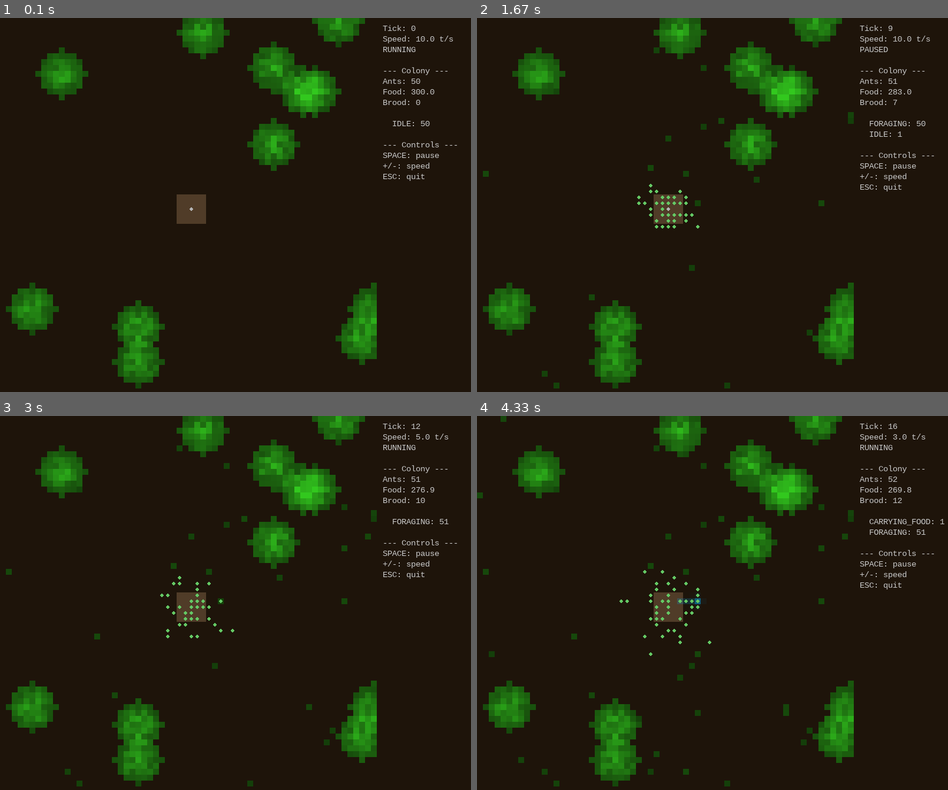
Above: before the commit, frames 1-4 (two rows, left to right).
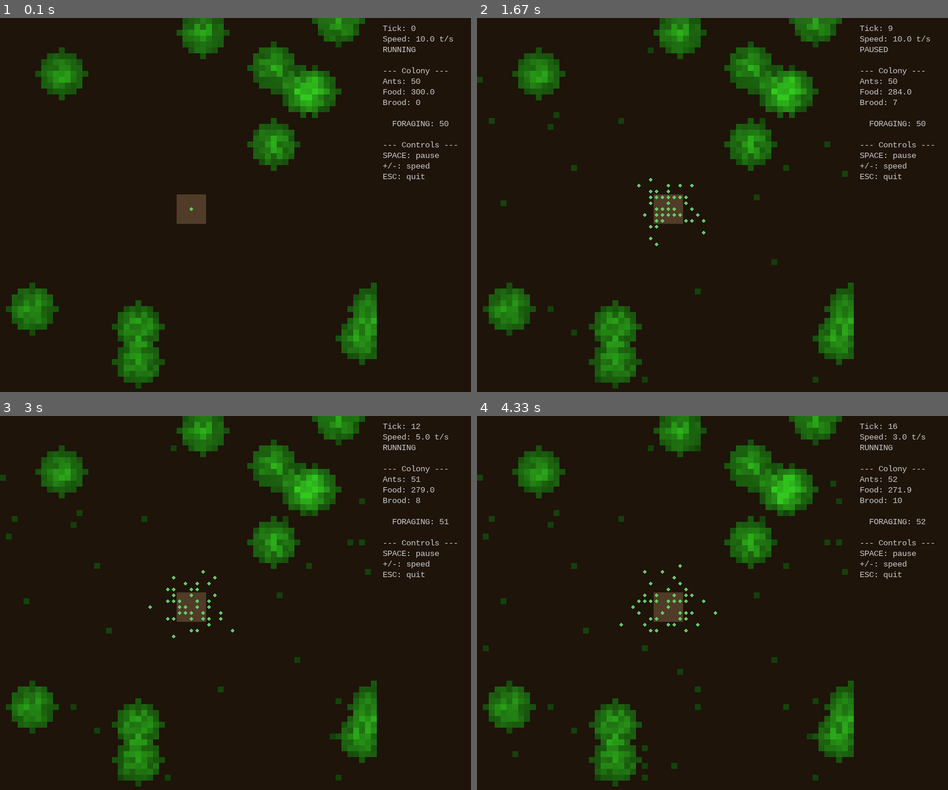
Above: after the commit, the same moments.

Repository: petrofang/anthemyr
Game: pygame game, started from anthemyr/__main__.py
Same seed, same stepped clock (60 frames per second), same inputs: the game is played once before the commit and once after it.
Inputs:
- Up to frame 1 (0.1 s): no input
- Up to frame 2 (1.67 s): tap Space at 0.33, 0.73, 1.03, 1.23, 1.57 s
- Up to frame 3 (3 s): tap Space at 1.87, 2.07, 2.37, 2.63, 2.97 s; tap - at 2.15 s
- Up to frame 4 (4.33 s): tap Space at 3.27, 3.4, 3.8, 4.1 s; tap - at 3.48 s

The runs differ from the first frame. In frame 1, less than 0.1% of the frame differs, in the area x 40-96%, y 27-52%; in frame 2, 1.4%; in frame 3, 1.3%; in frame 4, 2.3%, in the area x 0-100%, y 0-100%.

Commit message:
feat: density-dependent food growth, motherlode trails, eager foraging
Food regrowth:
- Extended to 5x5 neighbourhood (24 cells) with weighted density
  (inner 8 = weight 1.0, outer 16 = weight 0.5)
- Growth probability scales with density^2: surrounded patches
  thicken rapidly, isolated cells barely grow
- Default spread_regen_rate raised 0.02 -> 0.08

Pheromone trails:
- Motherlode detection: rich food sources (>=2.0) get 5.0 trail +
  3.0 RECRUITMENT deposit, signalling major finds
- Trail reinforcement: carrying ants deposit 2.0/step (was 1.0)
- Trail follow probability raised 0.6 -> 0.75
- Trail evaporation slowed 0.04 -> 0.02 so trails persist longer
- Trail diffusion raised 0.12 -> 0.15 for wider spread

Foraging:
- Ants spawn in FORAGING state instead of IDLE, eliminating
  wasted ticks re-rolling thresholds before heading out

All 62 tests passing.

Diff:
--- a/anthemyr/colony/ant.py
+++ b/anthemyr/colony/ant.py
@@ -70,6 +70,9 @@
     ) -> Ant:
         """Create an ant with thresholds sampled from colony trait distributions.
 
+        New ants start in FORAGING state so they immediately head out
+        to explore rather than wasting ticks in IDLE re-rolling.
+
         Args:
             x: Spawn column.
             y: Spawn row.
@@ -88,7 +91,7 @@
             "waste": float(rng.normal(traits.waste_threshold_mean, var)),
         }
         hp = float(rng.uniform(0.8, 1.2))
-        return cls(x=x, y=y, hp=hp, thresholds=thresholds)
+        return cls(x=x, y=y, task=Task.FORAGING, hp=hp, thresholds=thresholds)
 
     def update(
         self,
@@ -129,13 +132,15 @@
                     rng,
                 )
 
-        # Trail pheromone deposit while carrying food (breadcrumb home)
+        # Trail pheromone deposit while carrying food (breadcrumb home).
+        # Deposit 2.0 per step — returning ants reinforce the trail,
+        # guiding nest-mates toward productive food sources.
         if self.task == Task.CARRYING_FOOD:
             pheromones.deposit(
                 PheromoneType.TRAIL,
                 self.x,
                 self.y,
-                1.0,
+                2.0,
             )
 
         return food_deposited
@@ -164,24 +169,46 @@
         pheromones: PheromoneField,
         rng: Generator,
     ) -> None:
-        """FORAGING ants walk, biased toward trail pheromone, seeking food."""
+        """FORAGING ants walk, biased toward trail pheromone, seeking food.
+
+        When an ant finds a rich food source ("motherlode" — cell with
+        ≥2.0 food remaining after pickup), it deposits a heavy trail
+        pheromone (5.0) plus a RECRUITMENT burst, signalling other ants
+        to converge.  Moderate finds get a standard 3.0 trail deposit.
+        """
         from anthemyr.pheromones.fields import PheromoneType
 
         cell = world.cell_at(self.x, self.y)
 
         # Pick up food if present
         if cell.food > 0 and not cell.is_nest:
+            remaining_before = cell.food
             pickup = min(cell.food, 3.0)
             cell.food -= pickup
             self.carrying_food = pickup
             self.task = Task.CARRYING_FOOD
-            # Strong trail deposit at food source
-            pheromones.deposit(
-                PheromoneType.TRAIL,
-                self.x,
-                self.y,
-                3.0,
-            )
+
+            # Motherlode detection: rich source gets a heavy signal
+            if remaining_before >= 2.0:
+                pheromones.deposit(
+                    PheromoneType.TRAIL,
+                    self.x,
+                    self.y,
+                    5.0,
+                )
+                pheromones.deposit(
+                    PheromoneType.RECRUITMENT,
+                    self.x,
+                    self.y,
+                    3.0,
+                )
+            else:
+                pheromones.deposit(
+                    PheromoneType.TRAIL,
+                    self.x,
+                    self.y,
+                    3.0,
+                )
             return
 
         # Move: bias toward trail pheromone, otherwise random walk
@@ -223,9 +250,9 @@
     ) -> None:
         """Move to a neighbour, biased by pheromone concentration.
 
-        With probability 0.6, follows the strongest pheromone gradient;
-        otherwise picks a random neighbour.  This balance between
-        exploitation and exploration is key to emergent trail formation.
+        With probability 0.75, follows the strongest pheromone gradient;
+        otherwise picks a random neighbour.  The high follow-rate
+        ensures ants reliably exploit discovered food trails.
         """
         from anthemyr.pheromones.fields import PheromoneType
 
@@ -233,7 +260,7 @@
         if not neighbours:
             return
 
-        if rng.random() < 0.6 and isinstance(bias_type, PheromoneType):
+        if rng.random() < 0.75 and isinstance(bias_type, PheromoneType):
             best = self._best_pheromone_neighbour(
                 neighbours,
                 pheromones,
--- a/anthemyr/simulation/config.py
+++ b/anthemyr/simulation/config.py
@@ -51,9 +51,9 @@
     max_starvation_damage: float = 0.04
     consumption_per_ant: float = 0.02
 
-    # Food regeneration (adjacency-based spread)
+    # Food regeneration (density-dependent 5x5 neighbourhood spread)
     base_regen_rate: float = 0.0005
-    spread_regen_rate: float = 0.02
+    spread_regen_rate: float = 0.08
     food_cap: float = 5.0
 
     # Brood development
--- a/anthemyr/world/world.py
+++ b/anthemyr/world/world.py
@@ -139,21 +139,30 @@
         spread_rate: float = 0.02,
         food_cap: float = 5.0,
     ) -> None:
-        """Regrow food using adjacency-based spread from existing patches.
-
-        Growth probability for each cell depends on the food density of
-        its neighbours, modelling natural plant propagation: seeds spread
-        from existing plants, creating coherent patches that grow outward
-        rather than random drizzle across the whole map.
-
-        A small ``base_rate`` allows rare spontaneous growth (wind-blown
-        seeds, new species), while ``spread_rate`` drives the main
-        expansion from established food sources.
+        """Regrow food using density-dependent spread from existing patches.
+
+        Uses a 5x5 neighbourhood (24 cells) to calculate local food
+        density.  Inner-ring cells (8-connected) are weighted 1.0,
+        outer-ring cells (the next 16) are weighted 0.5.  Growth
+        probability scales with the *square* of normalised density,
+        so:
+
+        - Isolated food cells barely spread.
+        - Cells with a moderate ring of food (8 neighbours) grow
+          at a moderate rate.
+        - Cells surrounded on all 24 sides thicken *rapidly*.
+
+        This produces coherent, self-reinforcing food patches that
+        grow outward from their edges while becoming denser in the
+        centre — mimicking natural vegetation dynamics.
+
+        A small ``base_rate`` allows rare spontaneous growth.
 
         Args:
             rng: Seeded random generator.
             base_rate: Tiny probability of spontaneous food appearance.
-            spread_rate: Growth probability multiplier from neighbour food.
+            spread_rate: Growth probability multiplier from neighbour
+                density (applied to density²).
             food_cap: Maximum food a cell can hold.
         """
         # Snapshot current food to avoid order-dependent bias
@@ -164,23 +173,29 @@
                 if cell.is_nest or cell.food >= food_cap:
                     continue
 
-                # Sum food in 8-connected neighbours from snapshot
-                neighbour_food = 0.0
-                count = 0
-                for dy in (-1, 0, 1):
-                    for dx in (-1, 0, 1):
+                # Weighted food sum over 5x5 neighbourhood
+                weighted_food = 0.0
+                max_weight = 0.0
+                for dy in range(-2, 3):
+                    for dx in range(-2, 3):
                         if dx == 0 and dy == 0:
                             continue
                         nx, ny = x + dx, y + dy
                         if 0 <= nx < self.width and 0 <= ny < self.height:
-                            neighbour_food += food_snap[ny][nx]
-                            count += 1
-
-                avg_neighbour = neighbour_food / max(count, 1)
-                growth_prob = base_rate + spread_rate * (avg_neighbour / food_cap)
+                            # Inner ring (8-connected): weight 1.0
+                            # Outer ring: weight 0.5
+                            w = 1.0 if abs(dx) <= 1 and abs(dy) <= 1 else 0.5
+                            weighted_food += food_snap[ny][nx] * w
+                            max_weight += w * food_cap
+
+                # Normalised density 0..1
+                density = weighted_food / max_weight if max_weight > 0 else 0.0
+
+                # Quadratic scaling: dense patches grow fast,
+                # sparse edges barely grow
+                growth_prob = base_rate + spread_rate * density * density
 
                 if rng.random() < growth_prob:
-                    cell.food = min(
-                        food_cap,
-                        cell.food + float(rng.uniform(0.1, 0.5)),
-                    )
+                    # Amount added also scales with density
+                    amount = float(rng.uniform(0.1, 0.3)) + 0.3 * density
+                    cell.food = min(food_cap, cell.food + amount)
--- a/config/default.yaml
+++ b/config/default.yaml
@@ -17,9 +17,9 @@
 max_starvation_damage: 0.04    # max HP lost per ant per tick at zero food-per-ant
 consumption_per_ant: 0.02      # food consumed per ant per tick
 
-# Food regeneration
+# Food regeneration (density-dependent 5x5 neighbourhood spread)
 base_regen_rate: 0.0005    # tiny chance of spontaneous food (wind-blown seeds)
-spread_regen_rate: 0.02    # growth probability from neighbour food density
+spread_regen_rate: 0.08    # growth probability from neighbour food density²
 food_cap: 5.0              # max food a cell can hold
 
 # Brood development
@@ -30,8 +30,8 @@
 # Any type not listed here uses the PheromoneLayer defaults (0.1 / 0.05).
 pheromone_defaults:
   trail:
-    diffusion_rate: 0.12
-    evaporation_rate: 0.04
+    diffusion_rate: 0.15
+    evaporation_rate: 0.02
   alarm:
     diffusion_rate: 0.25
     evaporation_rate: 0.15
--- a/tests/test_colony.py
+++ b/tests/test_colony.py
@@ -46,7 +46,7 @@
 
     def test_default_state(self, rng: Generator) -> None:
         ant = Ant.from_traits(x=0, y=0, traits=Traits(), rng=rng)
-        assert ant.task == Task.IDLE
+        assert ant.task == Task.FORAGING
         assert ant.is_alive
         assert ant.age == 0
 
@@ -79,6 +79,7 @@
         world = World(width=8, height=8)
         phero = PheromoneField(width=8, height=8)
         ant = Ant.from_traits(x=4, y=4, traits=Traits(), rng=rng)
+        ant.task = Task.IDLE  # manually set IDLE to test transition
         ant.thresholds["food"] = 0.0  # zero threshold = always forages
         ant.update(world, phero, 4, 4, rng)
         assert ant.task == Task.FORAGING
--- a/tests/test_lifecycle.py
+++ b/tests/test_lifecycle.py
@@ -168,8 +168,10 @@
     def test_food_spreads_from_existing(self, rng: Generator) -> None:
         """Food grows outward from cells that already have food."""
         world = World(width=8, height=8)
-        # Seed one cell with food — neighbours should grow
-        world.cell_at(4, 4).food = 5.0
+        # Seed a 3x3 cluster so the centre has full inner-ring density
+        for dy in range(-1, 2):
+            for dx in range(-1, 2):
+                world.cell_at(4 + dx, 4 + dy).food = 5.0
         total_before = sum(c.food for row in world.cells for c in row)
         for _ in range(100):
             world.regenerate_food(
@@ -180,8 +182,8 @@
             )
         total_after = sum(c.food for row in world.cells for c in row)
         assert total_after > total_before
-        # Neighbour of seed should have food
-        assert world.cell_at(3, 4).food > 0 or world.cell_at(5, 4).food > 0
+        # Edge neighbour of cluster should have food
+        assert world.cell_at(2, 4).food > 0 or world.cell_at(6, 4).food > 0
 
     def test_no_spread_without_neighbours(self, rng: Generator) -> None:
         """Empty cells don't grow food without nearby food sources."""
